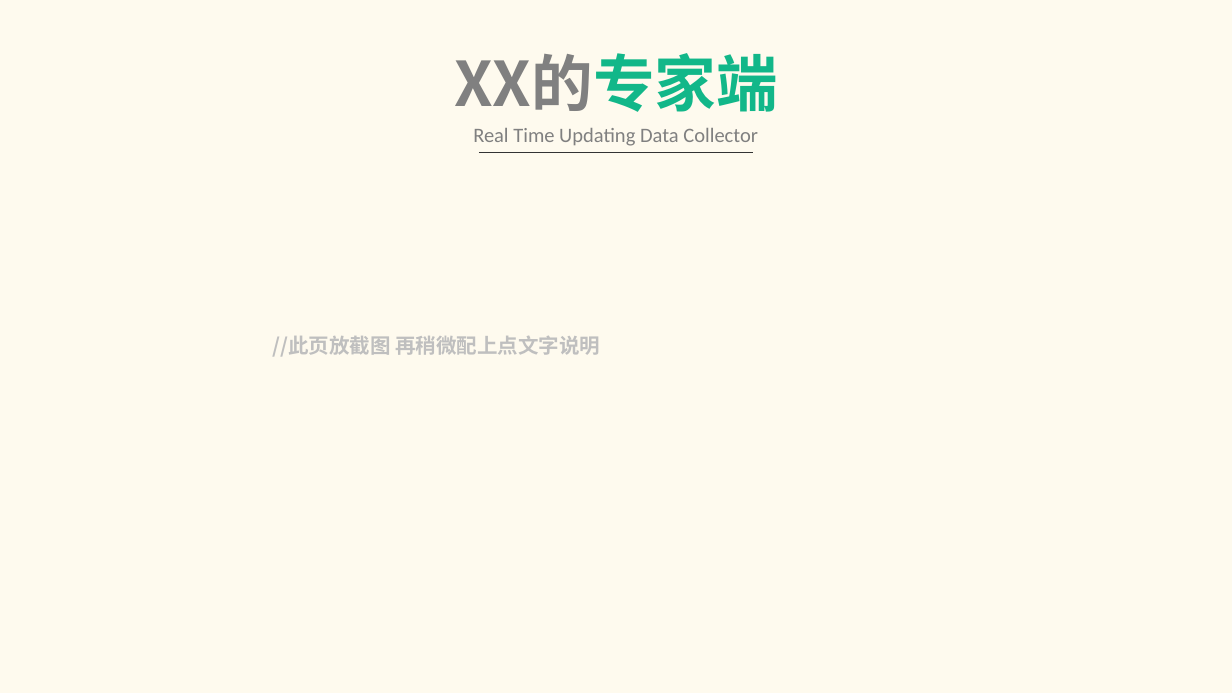
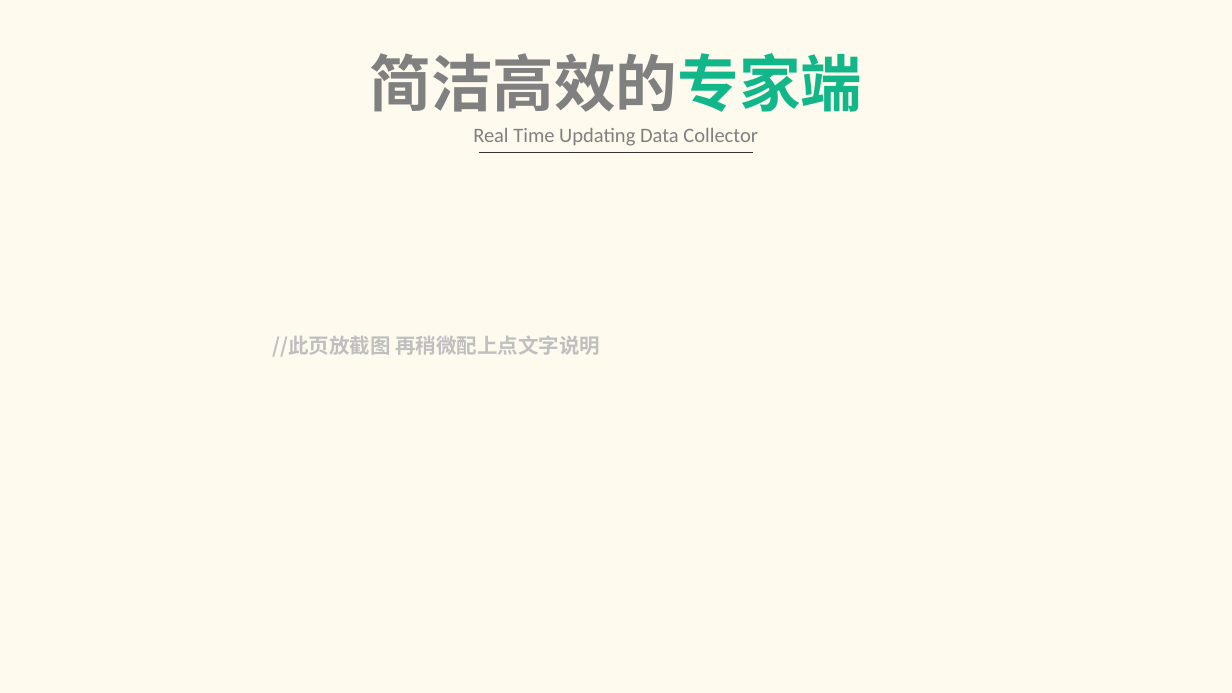
Before and after one commit to vanot313/flask.demo, a slide deck: slide 15 of doc/项目展示pptver1.3.pptx (slide 16 before the commit). Drawn at 1232x693 pixels with LibreOffice and Linux fonts; fonts in the diff are those of the drawing. Boxes give left, top, right and bottom in pixels: in the first picture for what was removed or moved away, otherwise in the second. Text is boxed around its words. In the diff, an @@ line names an element or a change of style, - is before the commit and + after.

```diff
--- a/doc/项目展示pptver1.3.pptx
+++ b/doc/项目展示pptver1.3.pptx
@@ text at (370,53,863,112): text changed @@
-XX的专家端
+简洁高效的专家端
```
Also in this commit, not shown: 1 other slide changed, 3 other files.
